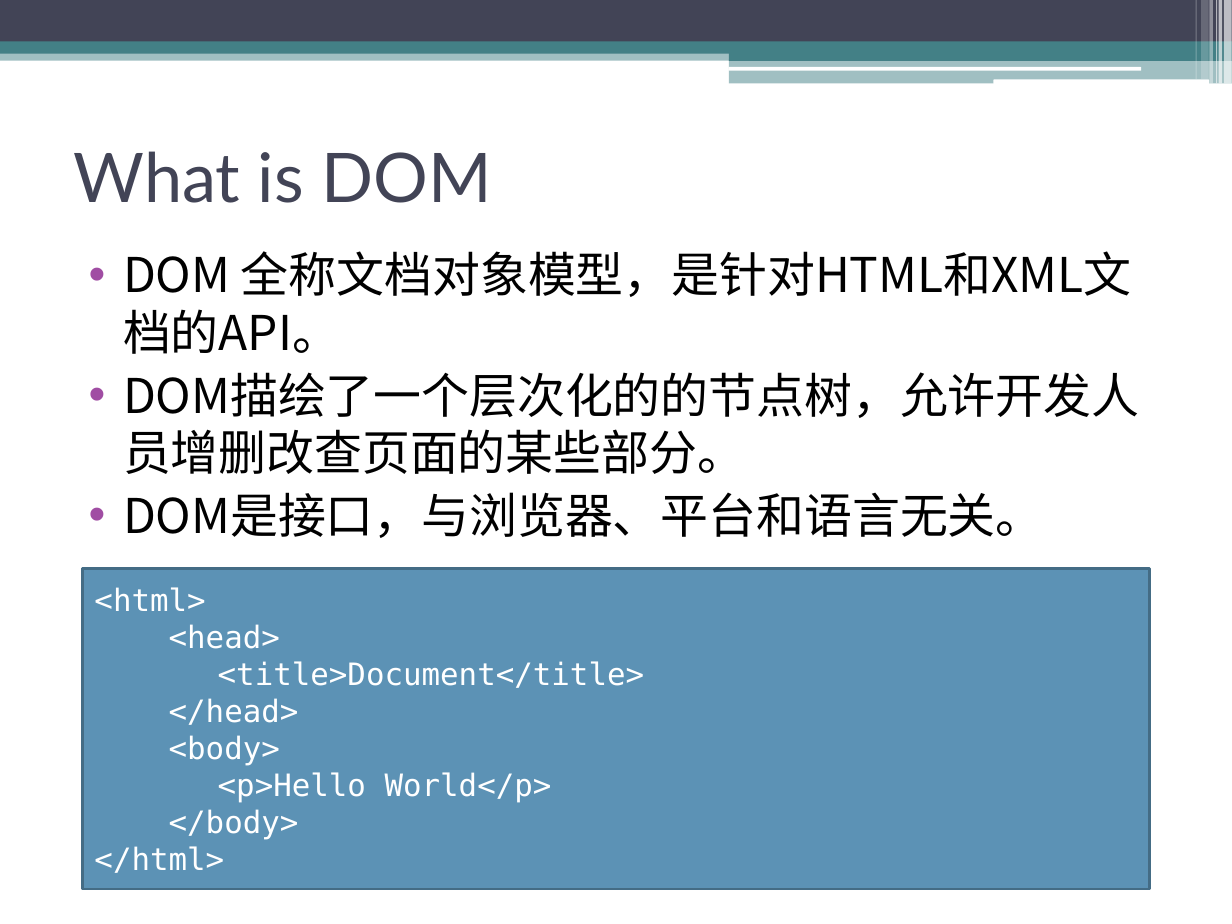
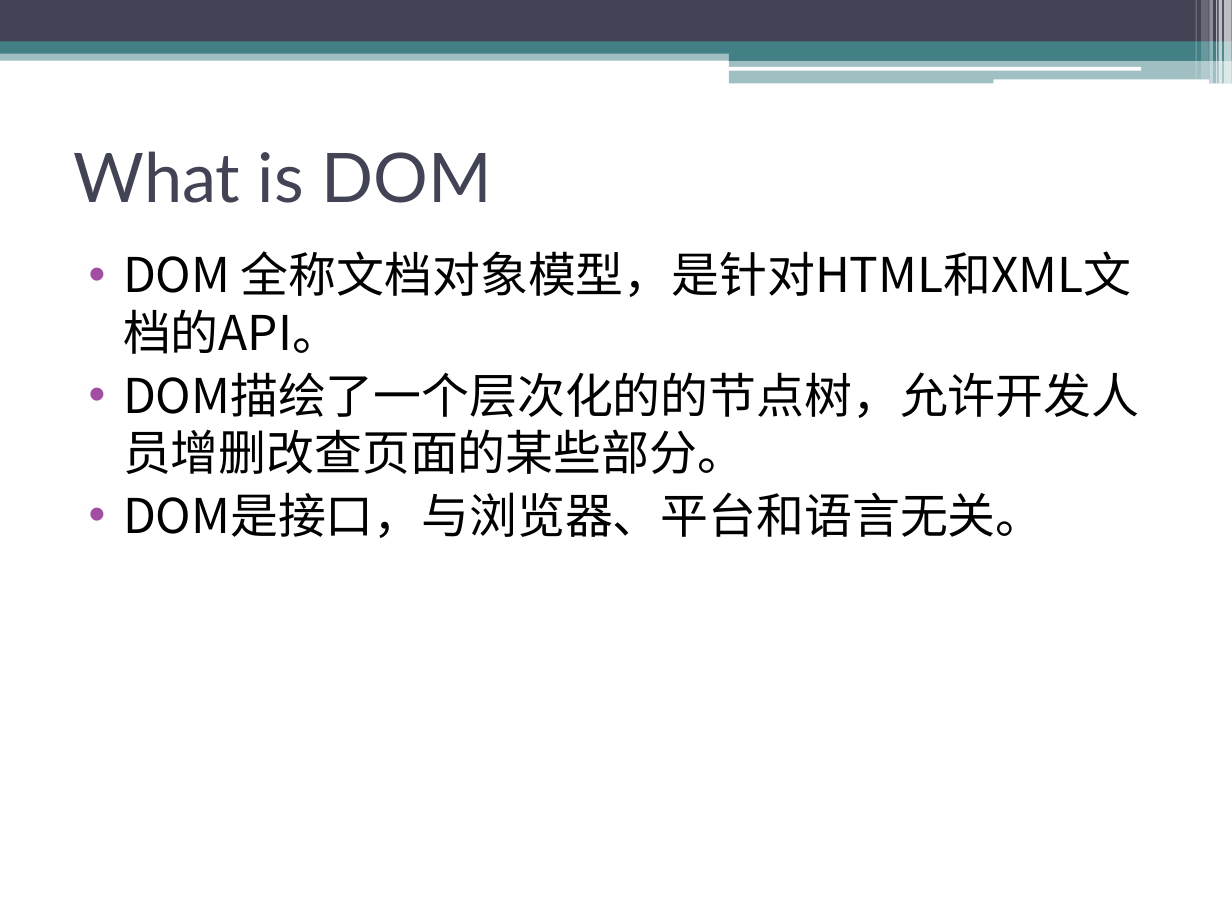
Before and after one commit to sophiazzw/Front_Library, a slide deck: slide 3 of manipulation.pptx. Drawn at 1232x924 pixels with LibreOffice and Linux fonts; fonts in the diff are those of the drawing. Boxes give left, top, right and bottom in pixels: in the first picture for what was removed or moved away, otherwise in the second. Text is boxed around its words. In the diff, an @@ line names an element or a change of style, - is before the commit and + after.

```diff
--- a/manipulation.pptx
+++ b/manipulation.pptx
@@ rectangle removed at (83, 569, 1149, 890) @@
-<html>
-<head>
-<title>Document</title>
-</head>
-<body>
-<p>Hello World</p>
-</body>
-</html>
```
Also in this commit, not shown: 5 other slides changed, 6 other files.
